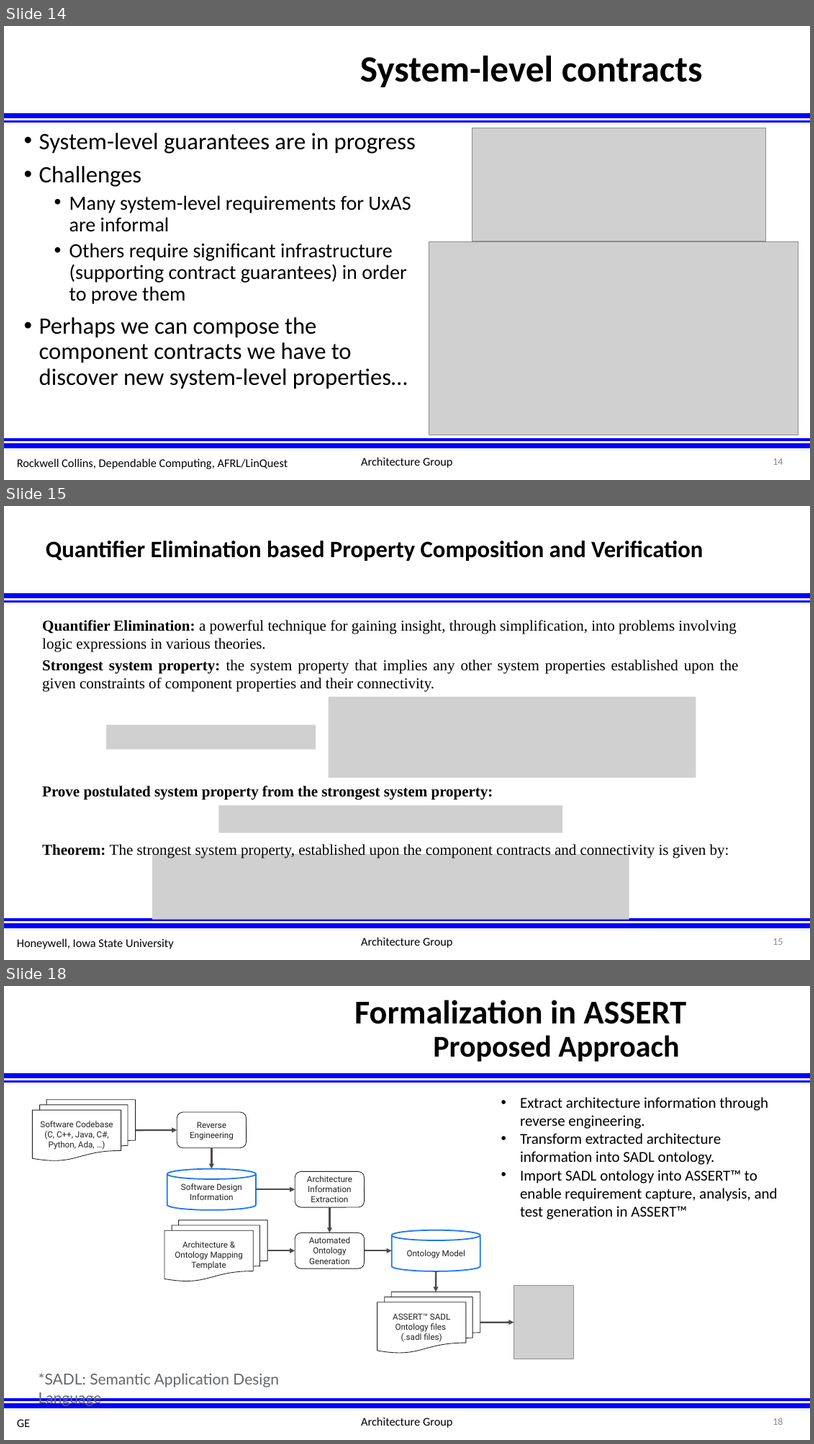
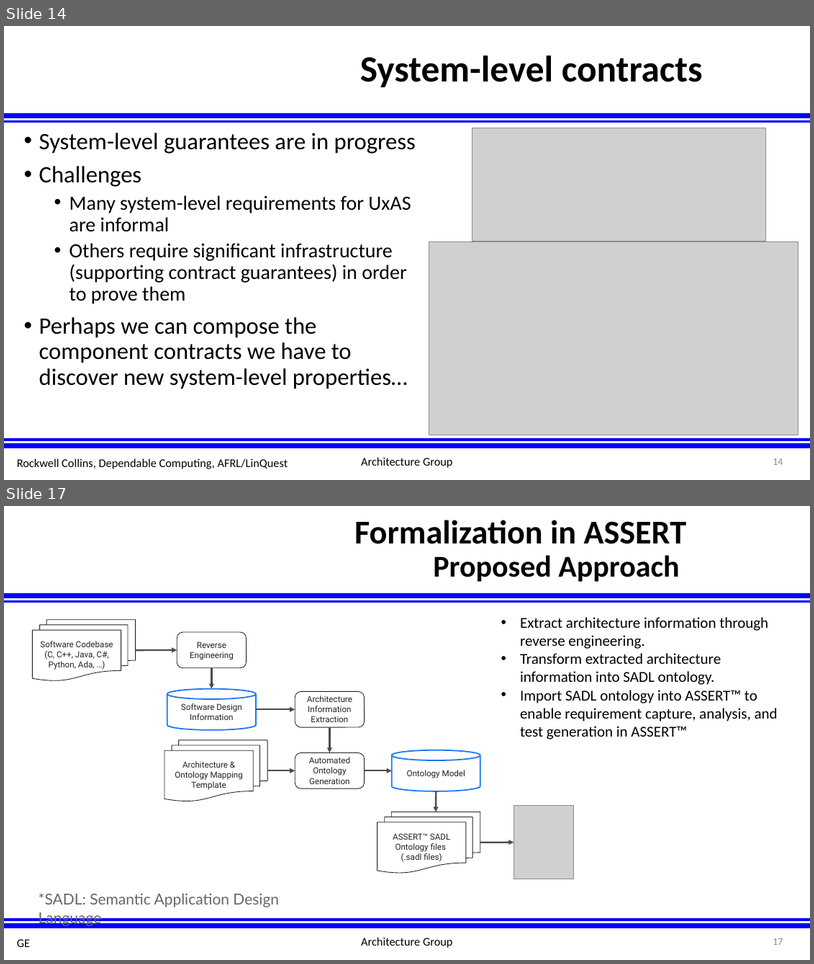
Before and after one commit to afrl-rq/OpenUxAS-SoI, a slide deck: presentations/S5_SoI_Architecture_Group.pptx. Shown one above the other, each under a label of ours: slides 14, 15 and 18 before the commit, slides 14 and 17 after it; the slides between them are not shown. The pictures are 814x1444 and 814x964 pixels, drawn with LibreOffice and Linux fonts; fonts in the diff are those of the drawing; grey boxes stand for pictures; background and template pictures are left out. Boxes give left, top, right and bottom in pixels: in the first picture for what was removed or moved away, otherwise in the second. Text is boxed around its words. In the diff, an @@ line names an element or a change of style, - is before the commit and + after.

```diff
--- a/presentations/S5_SoI_Architecture_Group.pptx
+++ b/presentations/S5_SoI_Architecture_Group.pptx
@@ slide 15 removed at box(4, 506, 810, 960), background #FFFFFF; not listed: 5 template elements that a slide beside it also shows @@
@@ title removed at box(46, 541, 703, 561) @@
-Quantifier Elimination based Property Composition and Verification
@@ text removed at box(42, 620, 736, 652) @@
-Quantifier Elimination: a powerful technique for gaining insight, through simplification, into problems involving
-logic expressions in various theories.
@@ text removed at box(42, 659, 739, 692) @@
-Strongest system property: the system property that implies any other system properties established upon the given constraints of component properties and their connectivity.
@@ picture removed at box(329, 697, 697, 777) @@
@@ picture removed at box(106, 725, 316, 749) @@
@@ text removed at box(42, 785, 494, 800) @@
-Prove postulated system property from the strongest system property:
@@ picture removed at box(219, 806, 563, 833) @@
@@ text removed at box(42, 844, 730, 857) @@
-Theorem: The strongest system property, established upon the component contracts and connectivity is given by:
@@ picture removed at box(152, 854, 630, 919) @@
@@ text removed at box(361, 937, 453, 947) @@
-Architecture Group
@@ text removed at box(17, 938, 174, 949) @@
-Honeywell, Iowa State University
@@ what was slide 18 is now slide 17 @@
@@ page number at box(773, 938, 783, 944): text changed @@
-18
+17
```
Also in this commit, not shown: 2 slides changed, 1 slide added, 1 other slide removed.
